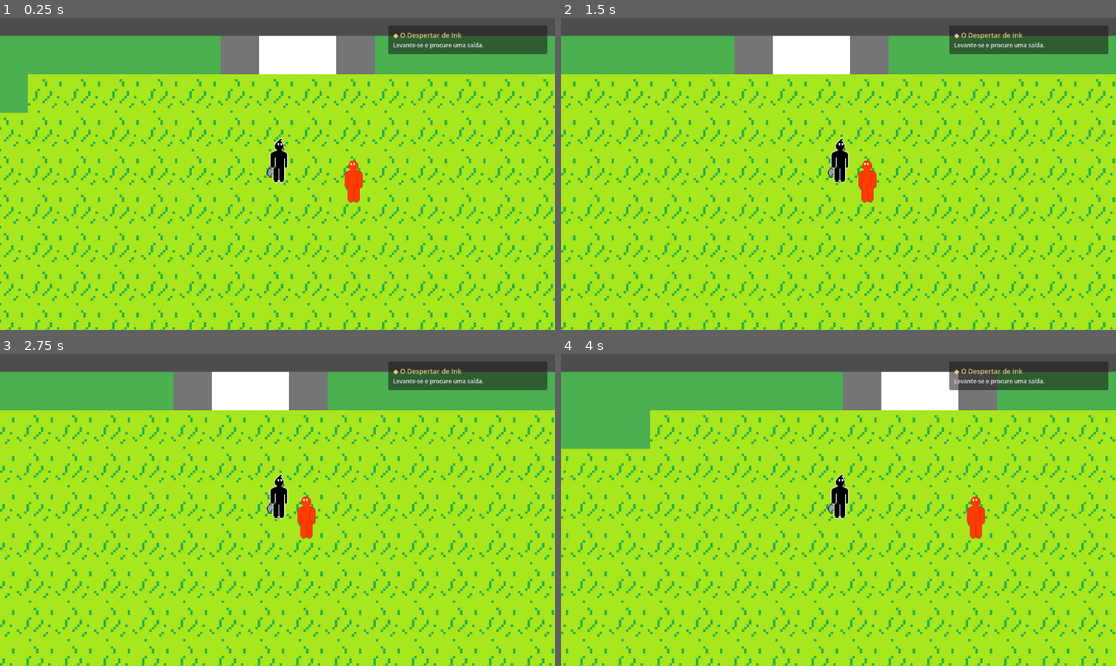
Above: before the commit, frames 1-4 (two rows, left to right).
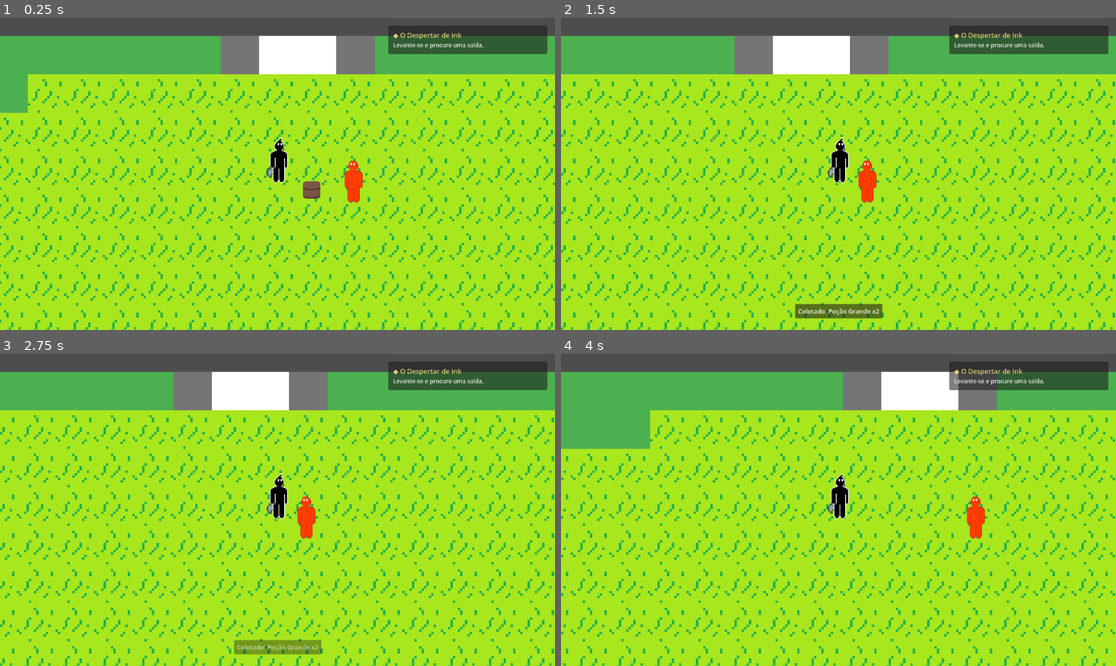
Above: after the commit, the same moments.

Repository: RodrigoAlvys/The-legend-of-Ink
Game: Godot game, scene res://mapas/mapa2.tscn
Two runs of this game, one before a commit and one after it. Both use one fixed random seed, a clock stepped at 60 frames per second and the inputs below. This scene is started directly instead of the project's main scene.
Inputs (mouse positions are in pixels of both pictures, inside the frame that each line leads up to):
- Up to frame 1 (0.25 s): no input
- Up to frame 2 (1.5 s): tap Enter at 0.5 s; move the mouse to (960, 158) at 0.52 s; hold Right (ui_right) 0.53-1.25 s; tap G at 0.6 s; click (960, 158) at 0.67 s; tap Space at 1.25 s; drag from (727, 189) to (810, 74) at 1.27 s
- Up to frame 3 (2.75 s): tap Enter at 2 s; move the mouse to (333, 441) at 2.02 s; hold Right (ui_right) from 2.03 s (still down); tap G at 2.1 s; click (333, 441) at 2.17 s
- Up to frame 4 (4 s): release Right (ui_right) at 2.75 s; drag from (810, 572) to (672, 463) at 2.77 s; tap Space at 3.5 s; move the mouse to (1005, 556) at 3.52 s; hold Left (ui_left) from 3.53 s (still down); hold Shift from 3.53 s (still down); click (1005, 556) at 3.67 s; tap G at 3.8 s

The runs differ from the first frame. In frame 1, 0.2% of the frame differs, in the area x 54-58%, y 52-58%; in frame 2, 0.8%, in the area x 42-58%, y 91-97%; in frame 3, 0.8%; in frame 4, nothing differs.

Commit message:
Coleta de itens: pegar item do chao com G (US-05)
- DroppedItem (Area2D): player em cima + G coleta pro inventario se houver espaco
- NotificationUI: avisos pequenos no rodape (Coletado / Inventario cheio)
- game.gd: cria as notificacoes e gera o item no chao ao largar do inventario
- item de teste no mapa2 (placeholder mochila ate ter arte propria)

Refs #5

Diff:
--- /dev/null
+++ b/rp-gprojeto/inventory/DroppedItem.tscn
@@ -0,0 +1,19 @@
+[gd_scene load_steps=4 format=3]
+
+[ext_resource type="Script" path="res://inventory/dropped_item.gd" id="1_drop"]
+[ext_resource type="Texture2D" path="res://arte/objetos/mochila.png" id="2_drop"]
+
+[sub_resource type="RectangleShape2D" id="RectangleShape2D_drop"]
+size = Vector2(64, 64)
+
+[node name="DroppedItem" type="Area2D"]
+collision_layer = 0
+collision_mask = 2
+script = ExtResource("1_drop")
+
+[node name="Sprite2D" type="Sprite2D" parent="."]
+scale = Vector2(0.4, 0.4)
+texture = ExtResource("2_drop")
+
+[node name="CollisionShape2D" type="CollisionShape2D" parent="."]
+shape = SubResource("RectangleShape2D_drop")
--- /dev/null
+++ b/rp-gprojeto/inventory/dropped_item.gd
@@ -0,0 +1,60 @@
+# DroppedItem.gd
+# Um item largado/posicionado no chão do mapa (US-05 - Coleta de Itens).
+# Quando o player está em cima e aperta a tecla de coleta (G), o item vai para
+# o inventário (se houver espaço) e some do mapa. Sem espaço => avisa e não pega.
+class_name DroppedItem
+extends Area2D
+
+@export var item_id: String = "potion_s"    # qual item este do chão representa
+@export var quantidade: int = 1
+@export var collect_key: int = KEY_G         # tecla de atalho da coleta
+
+@onready var _sprite: Sprite2D = $Sprite2D
+
+var _player_perto: bool = false
+
+func _ready() -> void:
+	body_entered.connect(_on_body_entered)
+	body_exited.connect(_on_body_exited)
+	_atualizar_visual()
+
+# se o item tiver ícone próprio, usa; senão mantém o sprite padrão da cena
+func _atualizar_visual() -> void:
+	var item := ItemDatabase.get_item(item_id)
+	if item != null and item.icon != null and _sprite != null:
+		_sprite.texture = item.icon
+
+func _on_body_entered(body: Node) -> void:
+	if body.is_in_group("player"):
+		_player_perto = true
+
+func _on_body_exited(body: Node) -> void:
+	if body.is_in_group("player"):
+		_player_perto = false
+
+func _unhandled_input(event: InputEvent) -> void:
+	if not _player_perto:
+		return
+	if event is InputEventKey and event.pressed and not event.echo and event.keycode == collect_key:
+		_coletar()
+		get_viewport().set_input_as_handled()
+
+func _coletar() -> void:
+	var item := ItemDatabase.get_item(item_id)
+	if item == null or Game.inventory == null:
+		return
+	# RF-05c: sem espaço => notifica e não coleta
+	if not _tem_espaco(item):
+		Game.notify("Inventário cheio!")
+		return
+	Game.inventory.add_item(item, quantidade)
+	# RF-05b: notifica qual item foi pego
+	var qtd_txt: String = (" x%d" % quantidade) if quantidade > 1 else ""
+	Game.notify("Coletado: %s%s" % [item.name, qtd_txt])
+	queue_free()   # some do mapa após a coleta
+
+# cabe se já existe pilha do mesmo item (empilhável) ou se há slot livre
+func _tem_espaco(item: Item) -> bool:
+	if item.stackable and Game.inventory.has_item(item):
+		return true
+	return Game.inventory.slots.size() < Inventory.MAX_SLOTS
--- a/rp-gprojeto/mapas/mapa2.tscn
+++ b/rp-gprojeto/mapas/mapa2.tscn
@@ -9,6 +9,7 @@
 [ext_resource type="Texture2D" uid="uid://qegp1ksdg731" path="res://arte/sprites/cinza.png" id="7_t6otu"]
 [ext_resource type="Texture2D" uid="uid://bm4srdtrlyofj" path="res://arte/sprites/azul.png" id="8_aeyf8"]
 [ext_resource type="Texture2D" uid="uid://cpqhd4ach2g66" path="res://arte/sprites/verde.png" id="9_yogvm"]
+[ext_resource type="PackedScene" path="res://inventory/DroppedItem.tscn" id="10_item"]
 
 [sub_resource type="TileSetAtlasSource" id="TileSetAtlasSource_wktb5"]
 texture = ExtResource("1_hlfx6")
@@ -171,3 +172,8 @@
 light_mask = 0
 visibility_layer = 9
 shape = SubResource("RectangleShape2D_5fbls")
+
+[node name="ItemNoChao" parent="." instance=ExtResource("10_item")]
+position = Vector2(110, 0)
+item_id = "potion_l"
+quantidade = 2
--- a/rp-gprojeto/scripts/game.gd
+++ b/rp-gprojeto/scripts/game.gd
@@ -1,10 +1,15 @@
 extends Node
+
+const DROPPED_ITEM := preload("res://inventory/DroppedItem.tscn")
 
 var spawn_temp: StringName = ""
 
 # Inventário
 var inventory: Inventory
 var inventory_ui: InventoryUI
+
+# Notificações (coleta de itens, etc.)
+var notifications: NotificationUI
 
 # missões
 var missions: MissionManager
@@ -25,6 +30,12 @@
 	inventory_ui.inventory = inventory
 	add_child(inventory_ui)
 
+	# notificações (toasts) + coleta de itens
+	notifications = NotificationUI.new()
+	add_child(notifications)
+	# ao largar um item do inventário, ele aparece no chão pra ser coletado
+	inventory.item_dropped.connect(_on_item_dropped)
+
 	missions = MissionManager.new()
 	missions.inventory = inventory      # pra entregar recompensa no inventário
 	mission_menu = MissionMenu.new()
@@ -37,3 +48,21 @@
 	mission_hud.menu = mission_menu
 	add_child(mission_hud)
 	missions.iniciar("despertar")
+
+# atalho usado por qualquer parte do jogo pra mostrar um aviso pequeno na tela
+func notify(texto: String) -> void:
+	if notifications != null:
+		notifications.show_msg(texto)
+
+# quando o jogador larga um item pelo inventário, cria o item no chão (no mapa
+# atual, na posição do player) pra poder ser coletado de volta.
+func _on_item_dropped(item: Item, count: int) -> void:
+	var player := get_tree().get_first_node_in_group("player")
+	var cena := get_tree().current_scene
+	if player == null or cena == null:
+		return
+	var chao := DROPPED_ITEM.instantiate()
+	chao.item_id = item.id
+	chao.quantidade = count
+	cena.add_child(chao)
+	chao.global_position = player.global_position
--- /dev/null
+++ b/rp-gprojeto/scripts/notification_ui.gd
@@ -0,0 +1,46 @@
+# NotificationUI.gd
+# Notificações pequenas e temporárias (toasts) no rodapé da tela. Usada pela
+# Coleta de Itens (US-05): "Coletado: X" / "Inventário cheio!". RNF: pequenas,
+# pra não poluir a tela; cada aviso some sozinho após alguns segundos.
+class_name NotificationUI
+extends CanvasLayer
+
+@export var duracao: float = 2.0      # segundos que cada aviso fica na tela
+
+var _box: VBoxContainer
+
+func _ready() -> void:
+	_box = VBoxContainer.new()
+	_box.set_anchors_and_offsets_preset(Control.PRESET_CENTER_BOTTOM)
+	_box.grow_vertical = Control.GROW_DIRECTION_BEGIN
+	_box.grow_horizontal = Control.GROW_DIRECTION_BOTH
+	_box.offset_bottom = -24
+	_box.alignment = BoxContainer.ALIGNMENT_CENTER
+	_box.add_theme_constant_override("separation", 4)
+	_box.mouse_filter = Control.MOUSE_FILTER_IGNORE
+	add_child(_box)
+
+func show_msg(texto: String) -> void:
+	if _box == null:
+		return
+	var panel := PanelContainer.new()
+	panel.mouse_filter = Control.MOUSE_FILTER_IGNORE
+	panel.modulate = Color(1, 1, 1, 0.95)
+
+	var margin := MarginContainer.new()
+	for lado in ["margin_left", "margin_right", "margin_top", "margin_bottom"]:
+		margin.add_theme_constant_override(lado, 6)
+	panel.add_child(margin)
+
+	var lbl := Label.new()
+	lbl.text = texto
+	lbl.add_theme_font_size_override("font_size", 13)
+	margin.add_child(lbl)
+
+	_box.add_child(panel)
+
+	# fica "duracao" segundos, depois faz fade e se remove sozinho
+	var tw := create_tween()
+	tw.tween_interval(duracao)
+	tw.tween_property(panel, "modulate:a", 0.0, 0.4)
+	tw.tween_callback(panel.queue_free)
